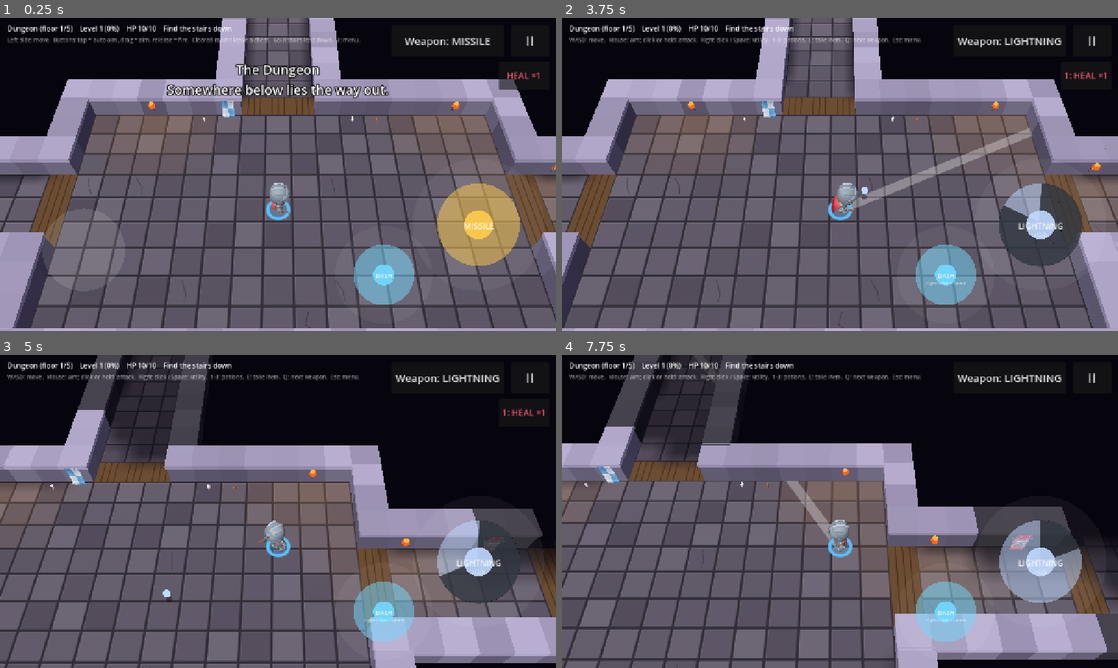
Above: before the commit, frames 1-4 (two rows, left to right).
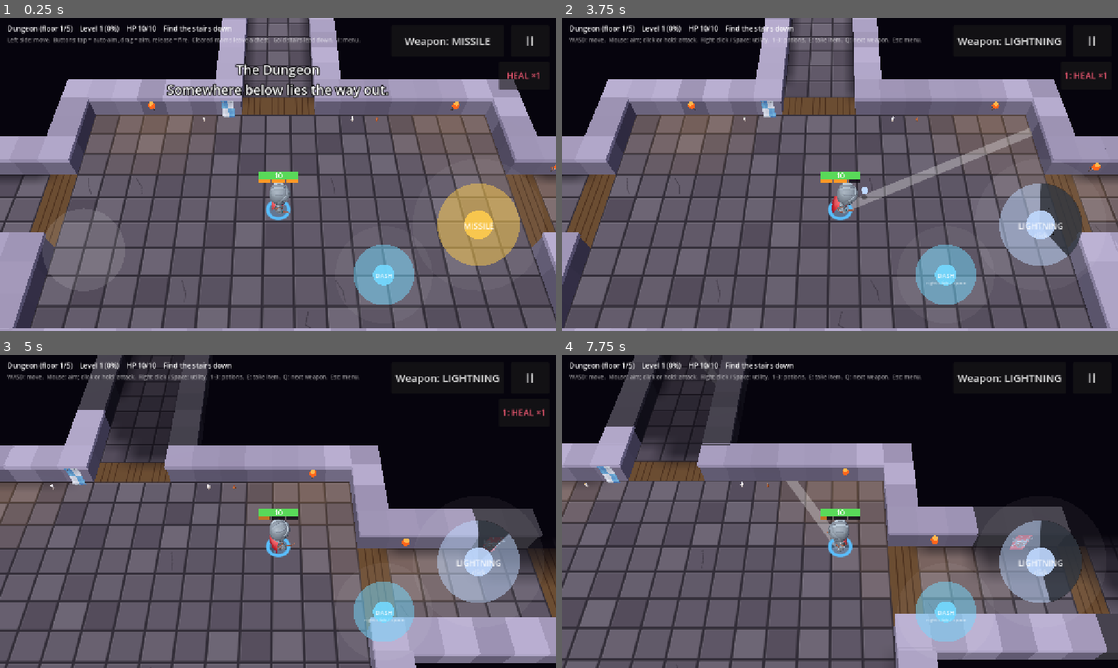
Above: after the commit, the same moments.

Repository: Zenb0t/toto
Game: Godot game, scene res://scenes/main.tscn
Same seed, same stepped clock (60 frames per second), same inputs: the game is played once before the commit and once after it.
Inputs (mouse positions are in pixels of both pictures, inside the frame that each line leads up to):
- Up to frame 1 (0.25 s): no input
- Up to frame 2 (3.75 s): click "Weapon: MISSILE" at 0.5 s; click "Weapon: SWORD" at 1.25 s; click "Weapon: FIREBALL" at 2 s; click "Weapon: CROSSBOW" at 2.75 s; tap Enter at 3.5 s; move the mouse to (962, 158) at 3.52 s; press the mouse at (962, 158) at 3.53 s; hold D (move_right) from 3.53 s (still down)
- Up to frame 3 (5 s): tap Space at 3.77 s; release D (move_right) at 4.25 s; release the mouse at (400, 495) at 4.25 s; drag from (166, 527) to (250, 574) at 4.27 s
- Up to frame 4 (7.75 s): move the mouse to (895, 442) at 5.02 s; press the mouse at (895, 442) at 5.03 s; hold D (move_right) 5.03-5.75 s; tap 1 (drink_potion_1) at 5.1 s; release the mouse at (895, 442) at 5.75 s; drag from (812, 574) to (673, 464) at 5.77 s; move the mouse to (1006, 558) at 6.52 s; press the mouse at (1006, 558) at 6.53 s; hold A (move_left) 6.53-7.25 s; tap 3 (drink_potion_3) at 6.6 s; tap Space at 6.77 s; release the mouse at (1006, 558) at 7.25 s; drag from (673, 464) to (756, 433) at 7.27 s

The runs differ from the first frame. In frame 1, 0.2% of the frame differs, in the area x 46-54%, y 49-53%; in frame 2, 1.5%; in frame 3, 2.1%, in the area x 29-94%, y 49-80%; in frame 4, 1.0%.

Commit message:
Brawl Stars ammo and bars over the hero
Weapons hold 3 charges of ammo that reload one at a time (Ammo); a
short gap between attacks replaces the cooldown. Enemies hold one
charge that reloads slower (Tune > Enemies: reload slowness). Over the
hero: a green health bar with the number and an orange segment per
charge, the reloading one filling (HeroBars). Utilities keep their
cooldown.

Co-Authored-By: Claude Opus 5.5 <noreply@anthropic.com>
Claude-Session: https://claude.ai/code/session_015ZGKCCJdA1nx2f1Xhpqp12

Diff:
--- a/scripts/actors/enemy.gd
+++ b/scripts/actors/enemy.gd
@@ -14,8 +14,9 @@
 const GROUP := &"enemies"
 const DEFAULT_MOVE_SPEED := 80.0
 const DEFAULT_MAX_HEALTH := 3
-## Enemies attack this many times slower than the player with the same weapon...
-const DEFAULT_COOLDOWN_MULTIPLIER := 2.0
+## Enemies hold one charge of ammo and reload it this many times slower than the player does with the same
+## weapon...
+const DEFAULT_COOLDOWN_MULTIPLIER := 1.3
 ## ...and wind up for this much longer, showing where the attack will go.
 const DEFAULT_TELEGRAPH_SECONDS := 0.4
 const RADIUS := 11.0
--- a/scripts/actors/player.gd
+++ b/scripts/actors/player.gd
@@ -114,6 +114,11 @@
 
 func attack_cooldown_ratio() -> float:
 	return _wielder.cooldown_ratio()
+
+
+## How full each charge of the weapon's ammo is (see Ammo.segment_fills).
+func ammo_fills() -> Array[float]:
+	return _wielder.ammo_fills()
 
 
 func utility_cooldown_ratio() -> float:
--- a/scripts/combat/wielder.gd
+++ b/scripts/combat/wielder.gd
@@ -1,11 +1,13 @@
 class_name Wielder
 extends RefCounted
-## Holds a weapon and runs its timing: the cooldown between attacks and the wind-up before each one.
+## Holds a weapon and runs its timing: its ammo (each attack spends a charge; they reload one at a time), the
+## short wait between attacks, and the wind-up before each one.
 ## With a target, the aim follows it during the wind-up (the player's auto-aim); without one, the aim
 ## stays where it was when the attack started (so an enemy's telegraphed attack can be dodged).
 
 var weapon: Weapon
-var _cooldown: Cooldown
+var _between_attacks: Cooldown
+var _ammo: Ammo
 var _direction := Vector2.ZERO
 var _aim_distance := 0.0
 var _target: Node2D
@@ -19,14 +21,16 @@
 
 func equip(held: Weapon) -> void:
 	weapon = held
-	_cooldown = Cooldown.new(held.cooldown)
+	_between_attacks = Cooldown.new(held.attack_interval)
+	_ammo = Ammo.new(held.ammo, held.reload)
 
 
-## Starts an attack unless the weapon is still cooling down. Returns whether it started.
+## Starts an attack unless the weapon is out of ammo or just attacked. Returns whether it started.
 ## aim_distance is how far away to aim (weapons that target a spot use it).
 func start(direction: Vector2, aim_distance: float, target: Node2D = null) -> bool:
-	if direction == Vector2.ZERO or not _cooldown.try_trigger():
+	if direction == Vector2.ZERO or not _between_attacks.is_ready() or not _ammo.try_spend():
 		return false
+	_between_attacks.try_trigger()
 	_direction = direction.normalized()
 	_aim_distance = aim_distance
 	_target = target
@@ -37,7 +41,8 @@
 
 ## Moves time on. Returns the attacks released during this step, from origin: empty while waiting.
 func advance(delta: float, origin: Vector2) -> Array:
-	_cooldown.tick(delta)
+	_between_attacks.tick(delta)
+	_ammo.tick(delta)
 	if not _winding_up:
 		return []
 	if is_instance_valid(_target):
@@ -51,7 +56,7 @@
 	return weapon.attacks(origin, _direction, _aim_distance)
 
 
-## Cancels an attack being wound up (being yanked off your feet does that). The cooldown stays spent.
+## Cancels an attack being wound up (being yanked off your feet does that). The ammo stays spent.
 func interrupt() -> void:
 	_winding_up = false
 	_target = null
@@ -69,6 +74,14 @@
 	return _aim_distance
 
 
-## 1.0 = just used, 0.0 = ready.
+## How long until the next attack can start: 1.0 = just used, 0.0 = ready. Out of ammo, it is what is left
+## of reloading the next charge.
 func cooldown_ratio() -> float:
-	return _cooldown.remaining_ratio()
+	if _ammo.charges() == 0:
+		return 1.0 - _ammo.level()
+	return _between_attacks.remaining_ratio()
+
+
+## How full each charge's segment of an ammo bar is (see Ammo.segment_fills).
+func ammo_fills() -> Array[float]:
+	return _ammo.segment_fills()
--- /dev/null
+++ b/scripts/core/ammo.gd
@@ -0,0 +1,62 @@
+class_name Ammo
+extends RefCounted
+## Brawl Stars style ammo: a few charges, one spent per attack, reloading one at a time while not full.
+
+var capacity: int
+## Seconds to reload one charge.
+var reload_seconds: float
+var _charges: int
+## How far into reloading the next charge, in seconds.
+var _reloading := 0.0
+
+
+func _init(max_charges: int, seconds_per_charge: float) -> void:
+	capacity = maxi(max_charges, 1)
+	reload_seconds = maxf(seconds_per_charge, 0.0)
+	_charges = capacity
+
+
+func charges() -> int:
+	return _charges
+
+
+func is_full() -> bool:
+	return _charges >= capacity
+
+
+## Spends a charge and returns true, or returns false when empty.
+func try_spend() -> bool:
+	if _charges <= 0:
+		return false
+	_charges -= 1
+	return true
+
+
+func tick(delta: float) -> void:
+	if is_full():
+		_reloading = 0.0
+		return
+	if reload_seconds <= 0.0:
+		_charges = capacity
+		return
+	_reloading += delta
+	while _reloading >= reload_seconds and not is_full():
+		_reloading -= reload_seconds
+		_charges += 1
+	if is_full():
+		_reloading = 0.0
+
+
+## The charges, counting the one reloading as a fraction (2.5 = two ready, the third half reloaded).
+func level() -> float:
+	if is_full() or reload_seconds <= 0.0:
+		return float(_charges)
+	return _charges + _reloading / reload_seconds
+
+
+## How full each charge's segment of an ammo bar is, 0..1, first to last.
+func segment_fills() -> Array[float]:
+	var fills: Array[float] = []
+	for index in capacity:
+		fills.append(clampf(level() - index, 0.0, 1.0))
+	return fills
--- a/scripts/equipment/battleaxe.gd
+++ b/scripts/equipment/battleaxe.gd
@@ -11,7 +11,7 @@
 	description = "A slow, wide and crushing swing."
 	button_label = "AXE"
 	color = Color(0.85, 0.6, 0.45)
-	cooldown = 1.3
+	reload = 1.95
 	windup = 0.35
 	reach = 85.0
 	arc_degrees = 180.0
--- a/scripts/equipment/crossbow.gd
+++ b/scripts/equipment/crossbow.gd
@@ -15,7 +15,7 @@
 	description = "A fan of bolts, strongest up close."
 	button_label = "CROSSBOW"
 	color = Color(0.55, 0.85, 0.4)
-	cooldown = 1.0
+	reload = 1.5
 	windup = 0.15
 
 
--- a/scripts/equipment/fireball.gd
+++ b/scripts/equipment/fireball.gd
@@ -15,7 +15,7 @@
 	description = "Lobbed over walls; explodes where it lands. Mind the blast."
 	button_label = "FIREBALL"
 	color = Color(1, 0.45, 0.2)
-	cooldown = 1.4
+	reload = 2.1
 	windup = 0.25
 
 
--- a/scripts/equipment/item.gd
+++ b/scripts/equipment/item.gd
@@ -10,8 +10,6 @@
 var description := ""
 var button_label := ""
 var color := Color.WHITE
-## Seconds between uses.
-var cooldown := 0.8
 
 
 ## The fields the Tune screen may change.
--- a/scripts/equipment/lightning_bolt.gd
+++ b/scripts/equipment/lightning_bolt.gd
@@ -15,7 +15,7 @@
 	description = "Passes through every enemy in its line and bounces off walls."
 	button_label = "LIGHTNING"
 	color = Color(0.75, 0.85, 1.0)
-	cooldown = 1.1
+	reload = 1.65
 	windup = 0.15
 
 
--- a/scripts/equipment/magic_missile.gd
+++ b/scripts/equipment/magic_missile.gd
@@ -14,7 +14,7 @@
 	description = "A single bolt of magic."
 	button_label = "MISSILE"
 	color = Color(1, 0.8, 0.3)
-	cooldown = 0.8
+	reload = 1.2
 	windup = 0.1
 
 
--- a/scripts/equipment/mephitic_cloud.gd
+++ b/scripts/equipment/mephitic_cloud.gd
@@ -16,7 +16,7 @@
 	description = "Lobbed; leaves a poison cloud that hurts enemies inside it."
 	button_label = "CLOUD"
 	color = Color(0.55, 0.85, 0.3)
-	cooldown = 1.8
+	reload = 2.7
 	windup = 0.2
 
 
--- a/scripts/equipment/sword.gd
+++ b/scripts/equipment/sword.gd
@@ -15,7 +15,7 @@
 	description = "The blade sweeps an arc in front of you."
 	button_label = "SWORD"
 	color = Color(0.85, 0.88, 1.0)
-	cooldown = 0.6
+	reload = 0.9
 	windup = 0.12
 
 
--- a/scripts/equipment/utility.gd
+++ b/scripts/equipment/utility.gd
@@ -1,6 +1,9 @@
 class_name Utility
 extends Item
 ## What the second button does: on a cooldown, it turns an aim direction into an effect on its user.
+
+## Seconds between uses.
+var cooldown := 0.8
 
 
 ## Default knob shared by every utility.
--- a/scripts/equipment/weapon.gd
+++ b/scripts/equipment/weapon.gd
@@ -8,12 +8,19 @@
 
 ## Seconds between releasing the button and the attack happening, so attacks feel deliberate.
 var windup := 0.1
+## Brawl Stars style ammo: how many attacks in a row, and the seconds to reload each one.
+var ammo := 3
+var reload := 1.2
+## The short wait between two attacks, even with ammo left.
+var attack_interval := 0.3
 
 
 ## The fields the Tune screen may change.
 func knobs() -> Array[Knob]:
 	return [
-		Knob.new("cooldown", "Cooldown (s)", 0.1, 3.0, 0.05),
+		Knob.new("ammo", "Ammo", 1, 6, 1),
+		Knob.new("reload", "Reload (s per ammo)", 0.2, 5.0, 0.05),
+		Knob.new("attack_interval", "Between attacks (s)", 0.05, 2.0, 0.05),
 		Knob.new("windup", "Wind-up (s)", 0.0, 1.0, 0.01),
 	]
 
--- a/scripts/tuning/game_tuning.gd
+++ b/scripts/tuning/game_tuning.gd
@@ -116,7 +116,7 @@
 		Tuning.Param.new(ENEMY_MOVE_SPEED, "Move speed", ENEMIES_GROUP, 20, 250, 5, Enemy.DEFAULT_MOVE_SPEED),
 		Tuning.Param.new(ENEMY_HEALTH_MULTIPLIER, "Health (x)", ENEMIES_GROUP, 0.25, 4, 0.05, 1.0, true),
 		Tuning.Param.new(
-			ENEMY_COOLDOWN_MULTIPLIER, "Attack slowness (x)", ENEMIES_GROUP, 1, 5, 0.1, Enemy.DEFAULT_COOLDOWN_MULTIPLIER),
+			ENEMY_COOLDOWN_MULTIPLIER, "Reload slowness (x)", ENEMIES_GROUP, 1, 5, 0.1, Enemy.DEFAULT_COOLDOWN_MULTIPLIER),
 		Tuning.Param.new(
 			ENEMY_TELEGRAPH, "Telegraph (s)", ENEMIES_GROUP, 0, 1.5, 0.05, Enemy.DEFAULT_TELEGRAPH_SECONDS),
 		Tuning.Param.new(
@@ -170,10 +170,11 @@
 	return result
 
 
-## The same weapon in an enemy's hands: slower between attacks, with a longer, telegraphed wind-up.
+## The same weapon in an enemy's hands: one charge of ammo, reloading slower, and a longer, telegraphed wind-up.
 static func enemy_weapon(tuning: Tuning, weapon_id: String) -> Weapon:
 	var result := weapon(tuning, weapon_id)
-	result.cooldown *= tuning.value(ENEMY_COOLDOWN_MULTIPLIER)
+	result.ammo = 1
+	result.reload *= tuning.value(ENEMY_COOLDOWN_MULTIPLIER)
 	result.windup += tuning.value(ENEMY_TELEGRAPH)
 	return result
 
--- a/scripts/view3d/models/character_model.gd
+++ b/scripts/view3d/models/character_model.gd
@@ -62,8 +62,9 @@
 	_animations = _animation_player(figure)
 	_animations.play(IDLE)
 	if with_health_bar:
-		add_child(_bar(HEALTH_BACK_COLOR, 0))
-		_health_fill = _bar(HEALTH_COLOR, 1)
+		var at := Vector3(-HEALTH_BAR_SIZE.x / 2.0, HEALTH_BAR_HEIGHT, 0)
+		add_child(ModelParts.bar(HEALTH_BAR_SIZE, HEALTH_BACK_COLOR, 0, at))
+		_health_fill = ModelParts.bar(HEALTH_BAR_SIZE, HEALTH_COLOR, 1, at)
 		add_child(_health_fill)
 
 
@@ -241,22 +242,3 @@
 			_shared_animations.get_animation(name).loop_mode = Animation.LOOP_LINEAR
 		animated.free()
 	return _shared_animations
-
-
-## A flat bar above the head that always faces the camera. It starts at its left end, so scaling it
-## along x empties it from the right.
-func _bar(color: Color, draw_order: int) -> MeshInstance3D:
-	var quad := QuadMesh.new()
-	quad.size = HEALTH_BAR_SIZE
-	quad.center_offset = Vector3(HEALTH_BAR_SIZE.x / 2.0, 0, 0)
-	var material := ModelParts.material(color, true)
-	material.billboard_mode = BaseMaterial3D.BILLBOARD_ENABLED
-	material.billboard_keep_scale = true
-	material.transparency = BaseMaterial3D.TRANSPARENCY_ALPHA
-	material.no_depth_test = true
-	material.render_priority = draw_order
-	quad.material = material
-	var bar := MeshInstance3D.new()
-	bar.mesh = quad
-	bar.position = Vector3(-HEALTH_BAR_SIZE.x / 2.0, HEALTH_BAR_HEIGHT, 0)
-	return bar
--- /dev/null
+++ b/scripts/view3d/models/hero_bars.gd
@@ -0,0 +1,71 @@
+class_name HeroBars
+extends Node3D
+## Brawl Stars style bars over the hero's head: health in green with the number on it, and below it the
+## weapon's ammo, one orange segment per charge, the one reloading filling up. Shows what it is told.
+
+const HEIGHT := CharacterModel.HEIGHT + 0.75
+const HEALTH_SIZE := Vector2(1.3, 0.24)
+const AMMO_HEIGHT := 0.15
+const AMMO_GAP := 0.05
+## Below the health bar, with a little space.
+const AMMO_DROP := 0.24
+const BACK_COLOR := Color(0.08, 0.07, 0.1, 0.85)
+const HEALTH_COLOR := Color(0.35, 0.85, 0.35)
+const AMMO_COLOR := Color(1.0, 0.6, 0.15)
+const RELOADING_COLOR := Color(0.75, 0.45, 0.15)
+const NUMBER_SIZE := 40
+const NUMBER_PIXEL_SIZE := 0.006
+
+var _health_fill: MeshInstance3D
+var _number := Label3D.new()
+var _ammo_fills: Array[MeshInstance3D] = []
+var _ammo_root := Node3D.new()
+
+
+func _init() -> void:
+	var left := Vector3(-HEALTH_SIZE.x / 2.0, HEIGHT, 0)
+	add_child(ModelParts.bar(HEALTH_SIZE, BACK_COLOR, 2, left))
+	_health_fill = ModelParts.bar(HEALTH_SIZE, HEALTH_COLOR, 3, left)
+	add_child(_health_fill)
+	_number.billboard = BaseMaterial3D.BILLBOARD_ENABLED
+	_number.no_depth_test = true
+	_number.render_priority = 4
+	_number.font_size = NUMBER_SIZE
+	_number.pixel_size = NUMBER_PIXEL_SIZE
+	_number.outline_size = 8
+	_number.position = Vector3(0, HEIGHT, 0)
+	add_child(_number)
+	add_child(_ammo_root)
+
+
+## ammo_fills: how full each charge is, 0..1 (see Ammo.segment_fills).
+func show_state(health: int, max_health: int, ammo_fills: Array[float]) -> void:
+	_health_fill.scale.x = maxf(clampf(float(health) / maxi(max_health, 1), 0.0, 1.0), 0.001)
+	_number.text = str(health)
+	if ammo_fills.size() != _ammo_fills.size():
+		_build_ammo(ammo_fills.size())
+	for index in ammo_fills.size():
+		var fill := ammo_fills[index]
+		_ammo_fills[index].scale.x = maxf(fill, 0.001)
+		_ammo_fills[index].visible = fill > 0.0
+		(_ammo_fills[index].mesh.material as StandardMaterial3D).albedo_color = (
+			AMMO_COLOR if fill >= 1.0 else RELOADING_COLOR)
+
+
+## How many ammo segments show (one per charge).
+func ammo_segments() -> int:
+	return _ammo_fills.size()
+
+
+func _build_ammo(count: int) -> void:
+	for child in _ammo_root.get_children():
+		child.queue_free()
+	_ammo_fills.clear()
+	var width := (HEALTH_SIZE.x - AMMO_GAP * (count - 1)) / count
+	var size := Vector2(width, AMMO_HEIGHT)
+	for index in count:
+		var at := Vector3(-HEALTH_SIZE.x / 2.0 + index * (width + AMMO_GAP), HEIGHT - AMMO_DROP, 0)
+		_ammo_root.add_child(ModelParts.bar(size, BACK_COLOR, 2, at))
+		var fill := ModelParts.bar(size, AMMO_COLOR, 3, at)
+		_ammo_root.add_child(fill)
+		_ammo_fills.append(fill)
--- a/scripts/view3d/models/model_parts.gd
+++ b/scripts/view3d/models/model_parts.gd
@@ -42,3 +42,22 @@
 	mesh.radial_segments = 16
 	mesh.rings = 4
 	return mesh
+
+
+## A flat bar (like a health bar) that always faces the camera and draws over the scene. It starts at its
+## left end (at), so scaling it along x empties it from the right. draw_order: higher draws on top.
+static func bar(size: Vector2, color: Color, draw_order: int, at: Vector3) -> MeshInstance3D:
+	var quad := QuadMesh.new()
+	quad.size = size
+	quad.center_offset = Vector3(size.x / 2.0, 0, 0)
+	var bar_material := material(color, true)
+	bar_material.billboard_mode = BaseMaterial3D.BILLBOARD_ENABLED
+	bar_material.billboard_keep_scale = true
+	bar_material.transparency = BaseMaterial3D.TRANSPARENCY_ALPHA
+	bar_material.no_depth_test = true
+	bar_material.render_priority = draw_order
+	quad.material = bar_material
+	var instance := MeshInstance3D.new()
+	instance.mesh = quad
+	instance.position = at
+	return instance
--- a/scripts/view3d/world_view_3d.gd
+++ b/scripts/view3d/world_view_3d.gd
@@ -63,23 +63,27 @@
 	_map.show_exploration(exploration)
 
 
-## The camera follows the player.
+## The camera follows the player, whose health and ammo show over their head (HeroBars).
 func add_player(player: Player) -> void:
 	_hero = player
 	var stand_in := CharacterModel.new(CharacterLook.hero())
+	var bars := HeroBars.new()
+	stand_in.add_child(bars)
 	_show_hits(player, player.health, stand_in, HERO_HIT_COLOR)
 	player.health.damaged.connect(func(_amount: int) -> void: _shake_left = SHAKE_SECONDS)
 	player.attack_fired.connect(func(_attacks: Array) -> void: stand_in.play_attack())
 	player.utility_used.connect(stand_in.play_utility)
 	# The hero's body hides when it dies; its model stays in view to fall.
 	player.died.connect(func() -> void:
+		bars.hide()
 		var model := _fall(player, -1.0)
 		if model != null:
 			model.visible = true)
 	_puppets.add(player, stand_in, func(model: CharacterModel) -> void:
 		model.face(player.facing)
 		model.hold(player.weapon.id)
-		model.show_moving(player.velocity.length() > MOVING_SPEED))
+		model.show_moving(player.velocity.length() > MOVING_SPEED)
+		bars.show_state(player.health.current, player.health.maximum, player.ammo_fills()))
 
 
 ## The model shows the enemy's race (see CharacterLook), at its size.
--- /dev/null
+++ b/tests/unit/test_ammo.gd
@@ -0,0 +1,50 @@
+extends GutTest
+## Brawl Stars style ammo: a few charges, reloading one at a time.
+
+
+func test_starts_full() -> void:
+	var ammo := Ammo.new(3, 1.0)
+
+	assert_eq(ammo.charges(), 3)
+	assert_true(ammo.is_full())
+
+
+func test_each_attack_spends_one_charge_until_empty() -> void:
+	var ammo := Ammo.new(2, 1.0)
+
+	assert_true(ammo.try_spend())
+	assert_true(ammo.try_spend())
+	assert_false(ammo.try_spend())
+	assert_eq(ammo.charges(), 0)
+
+
+func test_charges_come_back_one_at_a_time() -> void:
+	var ammo := Ammo.new(3, 1.0)
+	ammo.try_spend()
+	ammo.try_spend()
+	ammo.try_spend()
+
+	ammo.tick(1.5)
+
+	assert_eq(ammo.charges(), 1)
+	assert_almost_eq(ammo.level(), 1.5, 0.001)
+
+
+func test_reloading_stops_when_full() -> void:
+	var ammo := Ammo.new(3, 1.0)
+	ammo.try_spend()
+
+	ammo.tick(10.0)
+
+	assert_eq(ammo.charges(), 3)
+	assert_eq(ammo.level(), 3.0)
+
+
+func test_the_bar_shows_full_segments_then_the_one_reloading() -> void:
+	var ammo := Ammo.new(3, 2.0)
+	ammo.try_spend()
+	ammo.try_spend()
+
+	ammo.tick(1.0)
+
+	assert_eq(ammo.segment_fills(), [1.0, 0.5, 0.0] as Array[float])
--- a/tests/unit/test_game_tuning.gd
+++ b/tests/unit/test_game_tuning.gd
@@ -104,7 +104,7 @@
 			assert_eq(built.get(knob.field), fresh.get(knob.field), "%s.%s" % [fresh.id, knob.field])
 
 
-func test_enemies_wield_the_same_weapon_slower_and_with_a_longer_wind_up() -> void:
+func test_enemies_wield_the_same_weapon_with_one_slow_charge_and_a_longer_wind_up() -> void:
 	var tuning := GameTuning.create()
 	tuning.set_value(GameTuning.ENEMY_COOLDOWN_MULTIPLIER, 2.0)
 	tuning.set_value(GameTuning.ENEMY_TELEGRAPH, 0.5)
@@ -113,7 +113,8 @@
 	var enemys := GameTuning.enemy_weapon(tuning, "crossbow")
 
 	assert_eq(enemys.bolts, players.bolts)
-	assert_almost_eq(enemys.cooldown, players.cooldown * 2.0, 0.001)
+	assert_eq(enemys.ammo, 1)
+	assert_almost_eq(enemys.reload, players.reload * 2.0, 0.001)
 	assert_almost_eq(enemys.windup, players.windup + 0.5, 0.001)
 
 
--- a/tests/unit/test_weapons.gd
+++ b/tests/unit/test_weapons.gd
@@ -135,6 +135,6 @@
 
 	assert_gt(axe.damage, sword.damage)
 	assert_gt(axe.arc_degrees, sword.arc_degrees)
-	assert_gt(axe.cooldown, sword.cooldown)
+	assert_gt(axe.reload, sword.reload)
 	assert_gt(axe.windup, sword.windup)
 	assert_ne(axe.id, sword.id)
--- a/tests/unit/test_wielder.gd
+++ b/tests/unit/test_wielder.gd
@@ -3,10 +3,10 @@
 const ORIGIN := Vector2.ZERO
 
 
-func _wand(windup: float, cooldown := 1.0) -> MagicMissile:
+func _wand(windup: float, attack_interval := 1.0) -> MagicMissile:
 	var wand := MagicMissile.new()
 	wand.windup = windup
-	wand.cooldown = cooldown
+	wand.attack_interval = attack_interval
 	return wand
 
 
@@ -26,7 +26,7 @@
 	assert_eq(late.size(), 1)
 
 
-func test_no_new_attack_starts_during_the_cooldown() -> void:
+func test_no_new_attack_starts_right_after_another() -> void:
 	var wielder := Wielder.new(_wand(0.0, 1.0))
 	wielder.start(Vector2.RIGHT, 100.0)
 	wielder.advance(0.0, ORIGIN)
@@ -55,3 +55,30 @@
 
 	assert_almost_eq(shot.direction, Vector2.UP, Vector2(0.001, 0.001))
 	target.free()
+
+
+func test_attacks_follow_each_other_until_the_ammo_runs_out() -> void:
+	var wand := _wand(0.0, 0.2)
+	wand.ammo = 2
+	wand.reload = 5.0
+	var wielder := Wielder.new(wand)
+
+	var first := wielder.start(Vector2.RIGHT, 100.0)
+	wielder.advance(0.25, ORIGIN)
+	var second := wielder.start(Vector2.RIGHT, 100.0)
+	wielder.advance(0.25, ORIGIN)
+	var third := wielder.start(Vector2.RIGHT, 100.0)
+
+	assert_eq([first, second, third], [true, true, false])
+
+
+func test_an_empty_weapon_attacks_again_once_a_charge_reloads() -> void:
+	var wand := _wand(0.0, 0.1)
+	wand.ammo = 1
+	wand.reload = 1.0
+	var wielder := Wielder.new(wand)
+	wielder.start(Vector2.RIGHT, 100.0)
+
+	wielder.advance(1.1, ORIGIN)
+
+	assert_true(wielder.start(Vector2.RIGHT, 100.0))
Not shown, added: scripts/core/ammo.gd.uid
Not shown, added: scripts/view3d/models/hero_bars.gd.uid
Not shown, added: tests/unit/test_ammo.gd.uid
